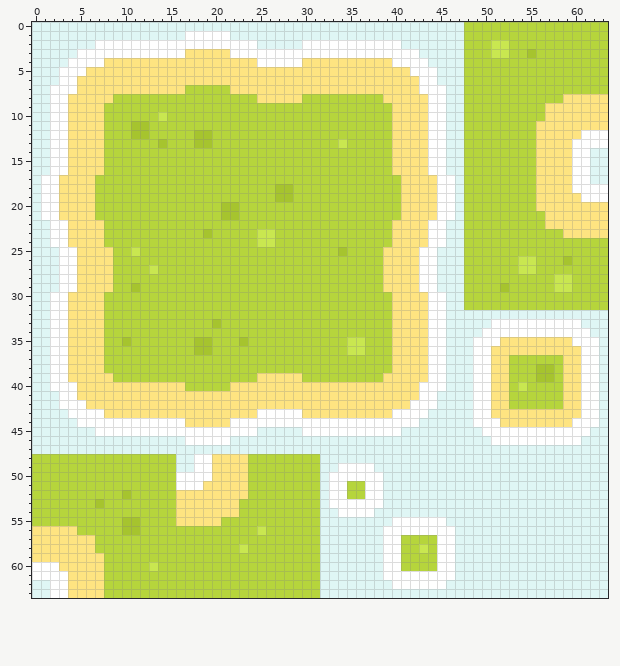
One commit to this pixel-art sprite: Wfc Cpp/Wfc Cpp/Assets/Images/tilemap.png. That is the earlier state.
The file is 64x64 pixels.
Now the later version:
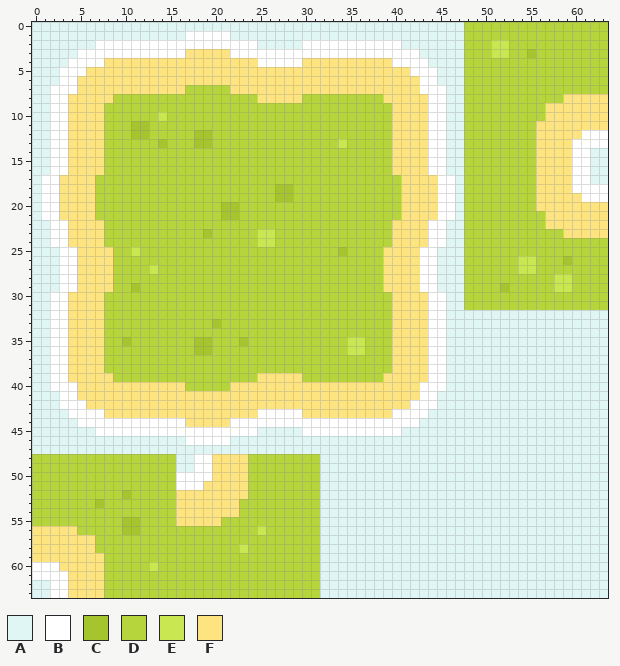
Palette (. is transparent): A #dff6f5  B #ffffff  C #a6c42e  D #b6d53c  E #c9e750  F #fee481
Change:
y 33: x 51..60 BBBBBBBBBB -> AAAAAAAAAA
y 34: x 50..61 BBBBBBBBBBBB -> AAAAAAAAAAAA
y 35: x 49..62 BBBFFFFFFFFBBB -> AAAAAAAAAAAAAA
y 36: x 49..62 BBFFFFFFFFFFBB -> AAAAAAAAAAAAAA
y 37: x 49..62 BBFFDDDDDDFFBB -> AAAAAAAAAAAAAA
y 38..39: x 49..62 BBFFDDDCCDFFBB -> AAAAAAAAAAAAAA
y 40: x 49..62 BBFFDEDDDDFFBB -> AAAAAAAAAAAAAA
y 41..42: x 49..62 BBFFDDDDDDFFBB -> AAAAAAAAAAAAAA
y 43: x 49..62 BBFFFFFFFFFFBB -> AAAAAAAAAAAAAA
y 44: x 49..62 BBBFFFFFFFFBBB -> AAAAAAAAAAAAAA
y 45: x 50..61 BBBBBBBBBBBB -> AAAAAAAAAAAA
y 46: x 51..60 BBBBBBBBBB -> AAAAAAAAAA
y 49: x 34..37 BBBB -> AAAA
y 50: x 33..38 BBBBBB -> AAAAAA
y 51..52: x 33..38 BBDDBB -> AAAAAA
y 53: x 33..38 BBBBBB -> AAAAAA
y 54: x 34..37 BBBB -> AAAA
y 55: x 40..45 BBBBBB -> AAAAAA
y 56: x 39..46 BBBBBBBB -> AAAAAAAA
y 57: x 39..46 BBDDDDBB -> AAAAAAAA
y 58: x 39..46 BBDDEDBB -> AAAAAAAA
y 59..60: x 39..46 BBDDDDBB -> AAAAAAAA
y 61: x 39..46 BBBBBBBB -> AAAAAAAA
y 62: x 40..45 BBBBBB -> AAAAAA
